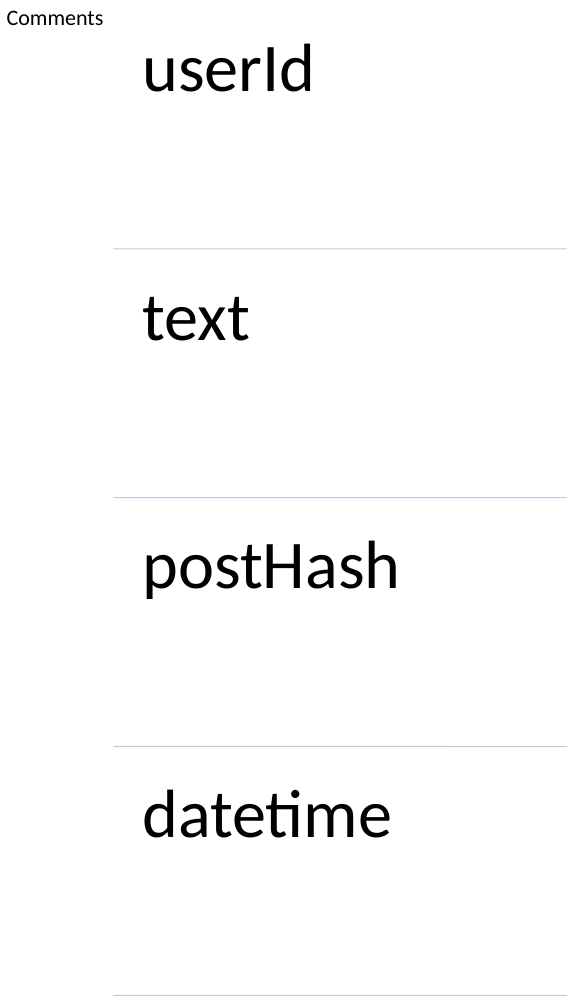
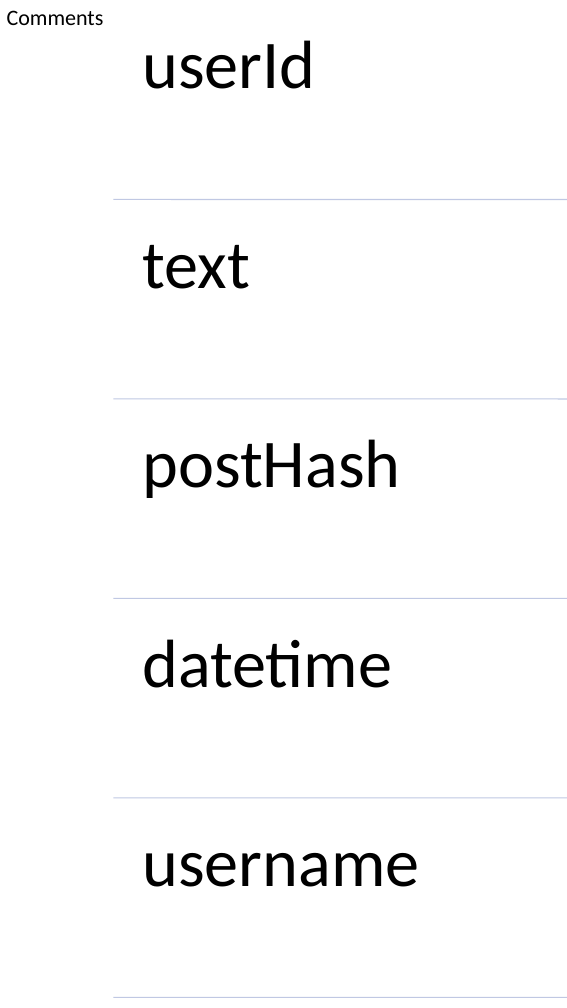
Before and after one commit to jm55/CCAPDEV-MCO, a slide deck: slide 7 of Documentation/MCO Design.pptx. Drawn at 567x1008 pixels with LibreOffice and Linux fonts; fonts in the diff are those of the drawing. Boxes give left, top, right and bottom in pixels: in the first picture for what was removed or moved away, otherwise in the second. Text is boxed around its words. In the diff, an @@ line names an element or a change of style, - is before the commit and + after.

```diff
--- a/Documentation/MCO Design.pptx
+++ b/Documentation/MCO Design.pptx
@@ line moved from (113, 249) - (567, 249) to (113, 200) - (567, 200) @@
@@ text "text": place and size @@
-text "text" at [142,297,250,341]
+text "text" at [142,245,250,289]
@@ line moved from (113, 497) - (567, 497) to (113, 399) - (567, 399) @@
@@ text "postHash": place and size @@
-text "postHash" at [142,540,400,599]
+text "postHash" at [142,439,400,498]
@@ line added from (113, 599) to (567, 599), #C1C9E4 1 pt @@
@@ text "datetime": place and size @@
-text "datetime" at [142,789,392,838]
+text "datetime" at [142,639,392,688]
@@ line moved from (113, 746) - (567, 746) to (113, 798) - (567, 798) @@
@@ text added at [142,853,419,887], 65 pt, text #000000 @@
+username
```
Also in this commit, not shown: 1 other file.
